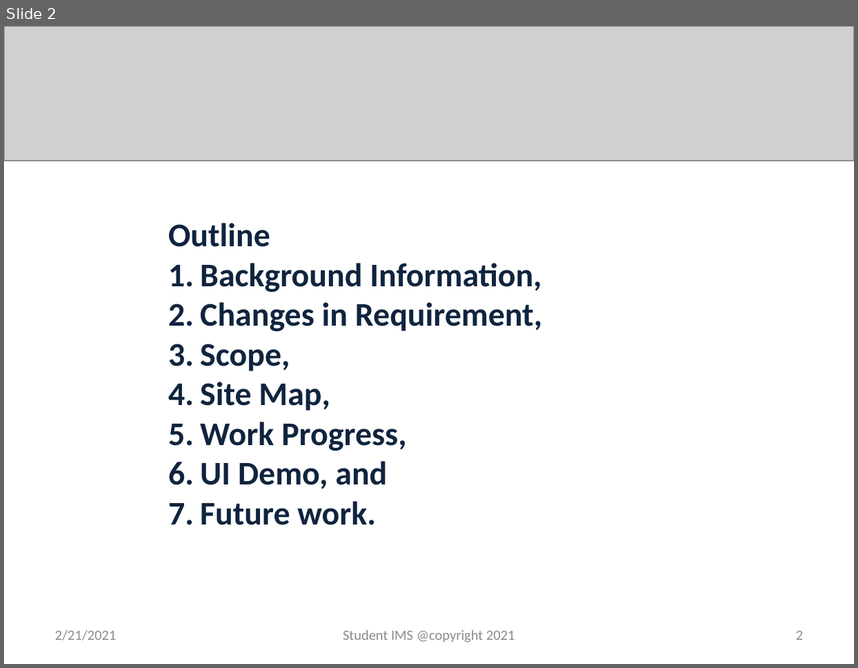
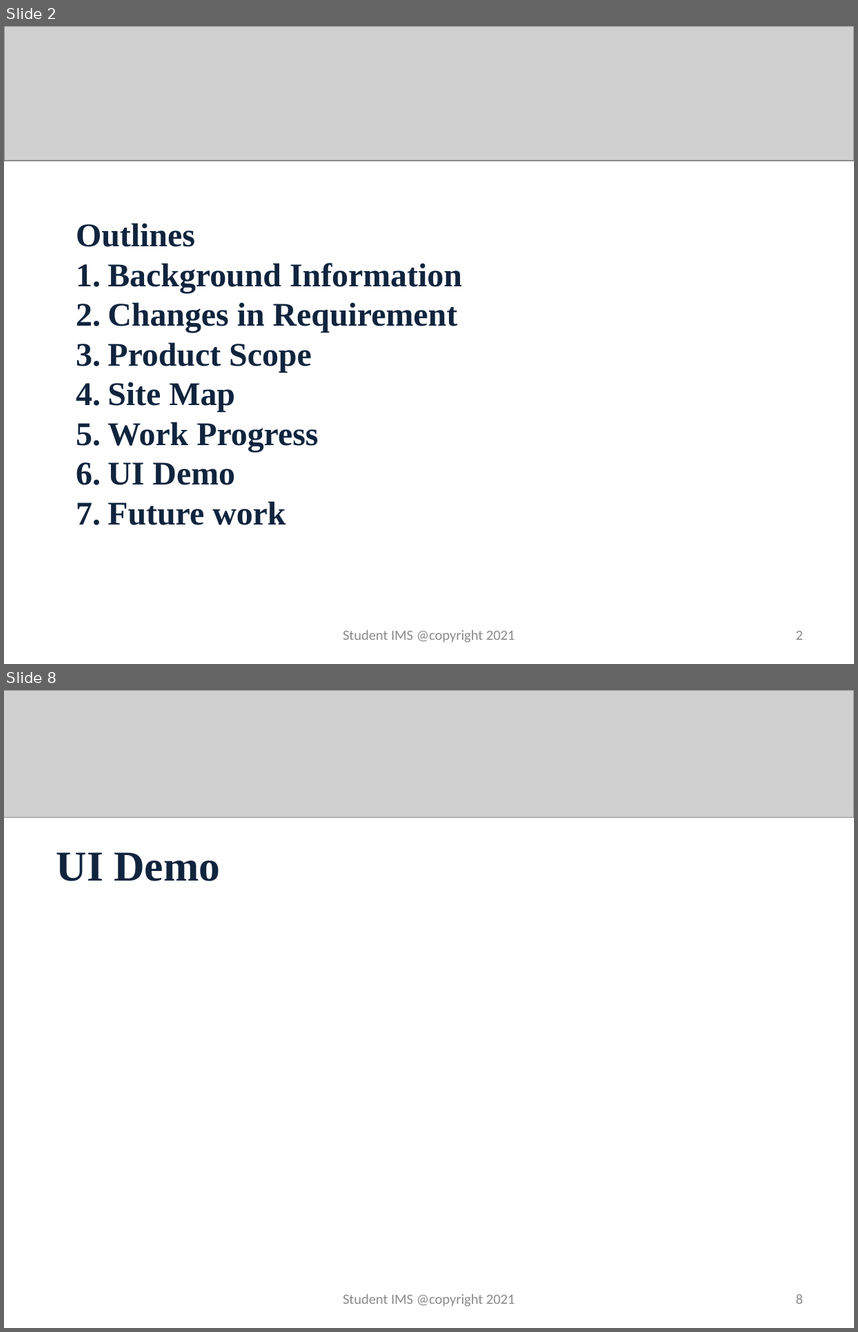
Before and after one commit to github-rinzin/documentation, a slide deck: fifth_review.pptx. Shown one above the other, each under a label of ours: slide 2 before the commit, slides 2 and 8 after it; the slides between them are not shown. The pictures are 858x668 and 858x1332 pixels, drawn with LibreOffice and Linux fonts; fonts in the diff are those of the drawing; grey boxes stand for pictures. Boxes give left, top, right and bottom in pixels: in the first picture for what was removed or moved away, otherwise in the second. Text is boxed around its words. In the diff, an @@ line names an element or a change of style, - is before the commit and + after.

```diff
--- a/fifth_review.pptx
+++ b/fifth_review.pptx
@@ slide 8 added at [4, 690, 854, 1328], background #FFFFFF @@
@@ picture added at [4, 690, 854, 818] @@
@@ title added at [56, 852, 220, 881], 36 pt, text #0F243E, bold @@
+UI Demo
@@ text added at [343, 1294, 515, 1306], 12 pt, text #8C8C8C @@
+Student IMS @copyright 2021
@@ page number added at [796, 1294, 803, 1303], 12 pt, text #8C8C8C @@
+8
@@ slide 2 changed as well @@
@@ text at [76, 223, 462, 525]: text changed; font Calibri to Times New Roman @@
-Outline
-1. Background Information,
-2. Changes in Requirement,
-3. Scope,
-4. Site Map,
-5. Work Progress,
-6. UI Demo, and
-7. Future work.
+Outlines
+1. Background Information
+2. Changes in Requirement
+3. Product Scope
+4. Site Map
+5. Work Progress
+6. UI Demo
+7. Future work
@@ text removed at [55, 630, 116, 640] @@
-2/21/2021
```
Also in this commit, not shown: 1 other slide changed, 7 other slides added.
